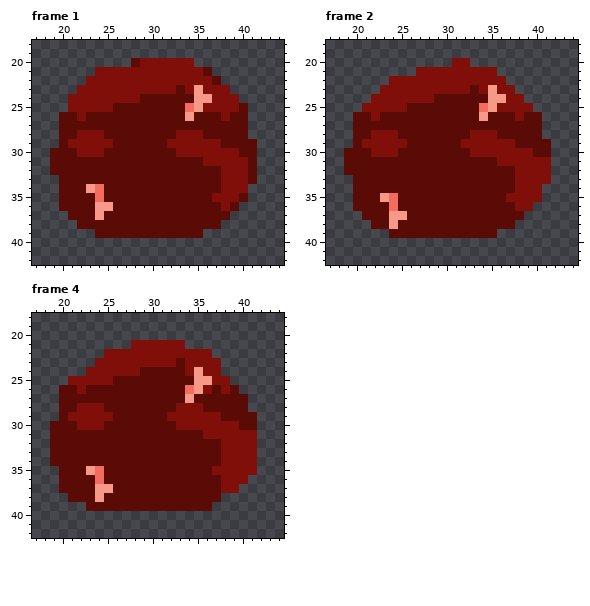
Pixel-art file, stored at sprites/player-mid-idle.aseprite. The first picture shows the starting point.
64x64 pixels, 4 frames. Shown: frame 1: x 17..44, y 18..42; frame 2: x 17..44, y 18..42; frame 4: x 17..44, y 18..42. The commit also changed other frames, which this record leaves out.
New version:
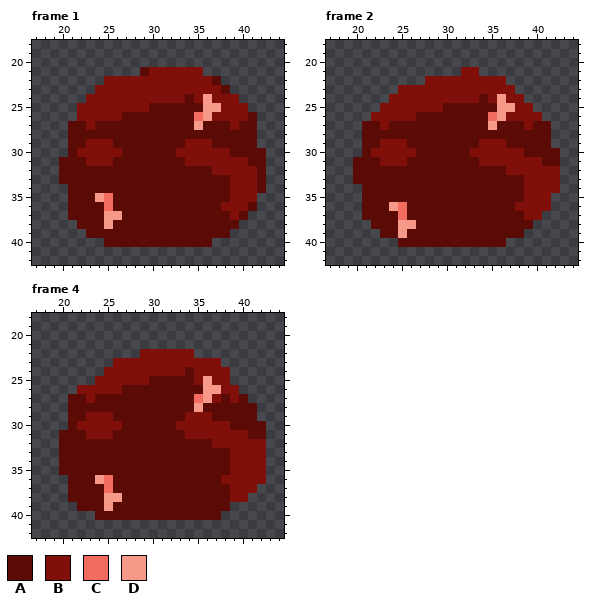
Palette (. is transparent): A #5b0b06  B #800f09  C #f36c60  D #f69988
The exact change:
Frame 1:
y 20: x 28..34 ABBBBBB -> .......
y 21: x 24..29 BBBBBB -> .....A; x 36 A -> .
y 22: x 23..24 BB -> ..
y 23: x 22..23 BB -> ..; x 33 A -> B; x 35 D -> B; x 38 B -> A
y 24: x 21..22 BB -> ..; x 29..33 AAAAA -> BBBBB; x 35 D -> B
y 25: x 21 B -> .; x 26..29 AAAA -> BBBB; x 34..37 CDBB -> AADD; x 40 A -> B
y 26: x 20..21 AA -> ..; x 23..26 AAAA -> BBBB; x 34..37 DAAA -> ACDB; x 39..41 AA. -> BBA
y 27: x 20 A -> .; x 23 A -> B; x 35 A -> D; x 39 A -> B; x 41 . -> A
y 28: x 20 A -> .; x 22..24 BBB -> AAA; x 33..35 BBB -> AAA; x 41 . -> A
y 29: x 20..22 ABB -> .AA; x 32..33 BB -> AA; x 37 B -> A
y 30: x 19..20 AA -> ..; x 25..26 AA -> BB; x 39 B -> A; x 42 . -> A
y 31: x 19 A -> .; x 23..25 AAA -> BBB; x 34..35 AA -> BB; x 42 . -> A
y 32: x 19 A -> .; x 37 A -> B; x 41..42 A. -> BA
y 33: x 38 B -> A; x 41..42 A. -> BA
y 34: x 20 A -> .; x 23..24 DC -> AA; x 38 B -> A; x 41..42 .. -> BA
y 35: x 20 A -> .; x 24..25 CA -> DC; x 37..38 BB -> AA; x 40..41 A. -> BB
y 36: x 20 A -> .; x 24..25 DD -> AC; x 39..41 A.. -> BBA
y 37: x 24..26 DAA -> ADD; x 39..40 .. -> BA
y 38: x 25 A -> D; x 38..39 .. -> AA
y 39: x 23 . -> A; x 36..38 ... -> AAA
y 40: x 25..36 ............ -> AAAAAAAAAAAA
Frame 2:
y 20: x 31..32 BB -> ..
y 21: x 27..31 BBBBB -> .....; x 34..35 BB -> ..
y 22: x 24..27 BBBB -> ....
y 23: x 23..24 BB -> ..; x 33 A -> B; x 35 D -> B
y 24: x 22..23 BB -> ..; x 29..33 AAAAA -> BBBBB; x 35 D -> B
y 25: x 21..22 BB -> ..; x 26..29 AAAA -> BBBB; x 34..37 CDBB -> AADD
y 26: x 20..21 AA -> ..; x 23..26 AAAA -> BBBB; x 34..37 DAAA -> ACDB; x 39..40 AA -> BB
y 27: x 20 A -> .; x 23 A -> B; x 35 A -> D; x 39 A -> B; x 41 . -> A
y 28: x 20 A -> .; x 22..24 BBB -> AAA; x 33..35 BBB -> AAA; x 41 . -> A
y 29: x 20..22 ABB -> .AA; x 32..33 BB -> AA; x 37 B -> A
y 30: x 19..20 AA -> ..; x 25..26 AA -> BB; x 39 B -> A; x 42 . -> A
y 31: x 19 A -> .; x 23..25 AAA -> BBB; x 34..35 AA -> BB; x 41..42 B. -> AA
y 32: x 19 A -> .; x 37 A -> B; x 42 . -> B
y 33: x 38 B -> A; x 42 . -> B
y 34: x 20 A -> .; x 38 B -> A; x 41..42 .. -> BB
y 35: x 20 A -> .; x 23..24 DC -> AA; x 37..38 BB -> AA; x 41 . -> B
y 36: x 20 A -> .; x 24..25 CA -> DC; x 40..41 .. -> BB
y 37: x 24..25 DD -> AC; x 39..40 .. -> BB
y 38: x 24..26 DAA -> ADD; x 38..39 .. -> AA
y 39: x 23 . -> A; x 25 A -> D; x 36..38 ... -> AAA
y 40: x 25..36 ............ -> AAAAAAAAAAAA
Frame 4:
y 21: x 28..33 BBBBBB -> ......
y 22: x 25..28 BBBB -> ....; x 35..36 BB -> ..
y 23: x 24..25 BB -> ..; x 33 A -> B
y 24: x 23..24 BB -> ..; x 29..35 AAAAABD -> BBBBBAB; x 38 . -> B
y 25: x 21..23 BBB -> ...; x 26..29 AAAA -> BBBB; x 35 D -> B
y 26: x 20..21 AA -> ..; x 23..26 AAAA -> BBBB; x 34..37 CDBA -> AADD; x 39 A -> B
y 27: x 20 A -> .; x 23 A -> B; x 34..37 DAAA -> ACDB; x 39 A -> B
y 28: x 20 A -> .; x 22..24 BBB -> AAA; x 33..35 BBB -> AAD; x 41 . -> A
y 29: x 20..22 ABB -> .AA; x 32..33 BB -> AA; x 37 B -> A
y 30: x 19..20 AA -> ..; x 25..26 AA -> BB; x 39 B -> A; x 42 . -> A
y 31: x 19 A -> .; x 23..25 AAA -> BBB; x 34..35 AA -> BB; x 41..42 B. -> AA
y 32: x 19 A -> .; x 37 A -> B; x 42 . -> B
y 33..34: x 19 A -> .; x 38 B -> A; x 42 . -> B
y 35: x 23..24 DC -> AA; x 37..38 BB -> AA; x 42 . -> B
y 36: x 20 A -> .; x 24..25 CA -> DC; x 41..42 .. -> BB
y 37: x 20 A -> .; x 24..25 DD -> AC; x 38 B -> A; x 40..41 .. -> BB
y 38: x 24..26 DAA -> ADD; x 38..40 ... -> ABB
y 39: x 22 . -> A; x 25 A -> D; x 37..38 .. -> AA
y 40: x 24..37 .............. -> AAAAAAAAAAAAAA
